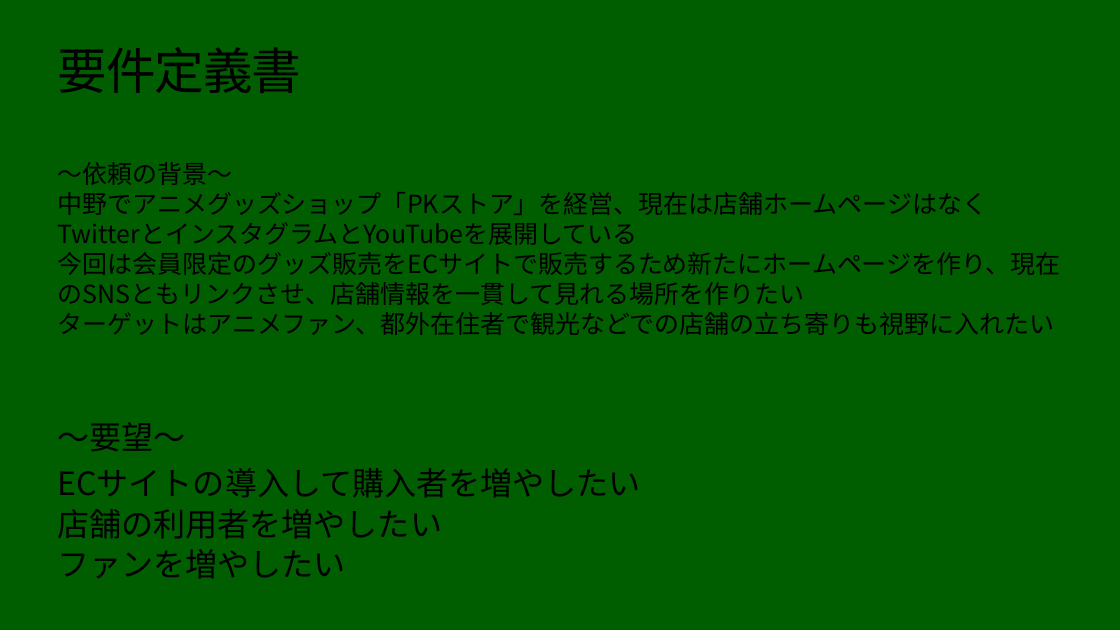
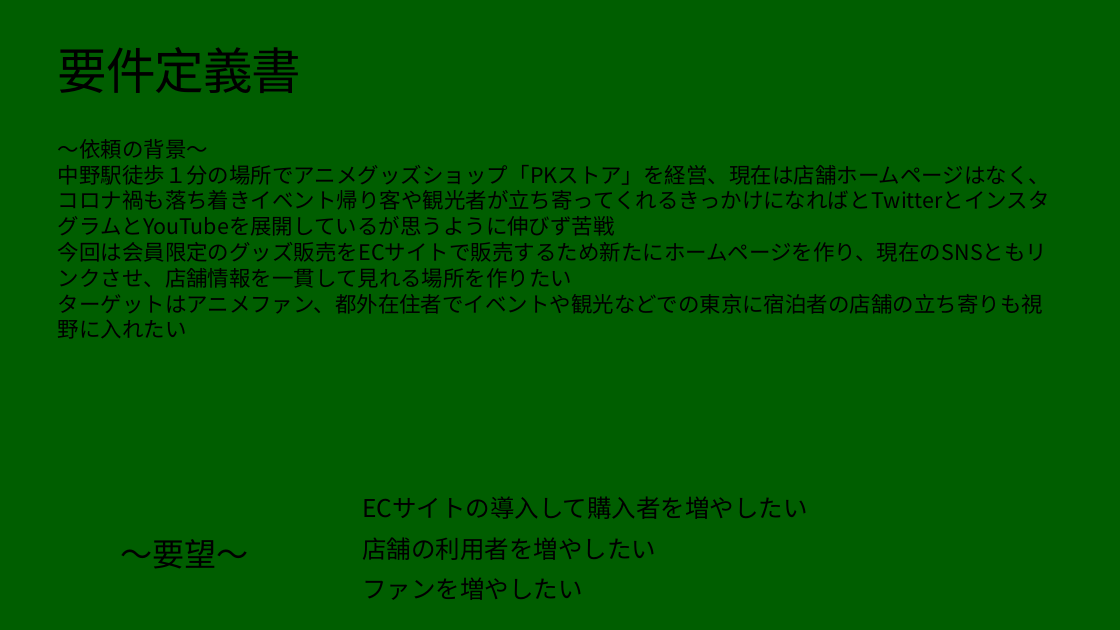
Before and after one commit to PM0705/sotugyouseisaku, a slide deck: slide 2 of 要件定義書.pptx. Drawn at 1120x630 pixels with LibreOffice and Linux fonts; fonts in the diff are those of the drawing; background and template pictures are left out. Boxes give left, top, right and bottom in pixels: in the first picture for what was removed or moved away, otherwise in the second. Text is boxed around its words. In the diff, an @@ line names an element or a change of style, - is before the commit and + after.

Commit message:
0802

```diff
--- a/要件定義書.pptx
+++ b/要件定義書.pptx
@@ text "〜依頼の背景〜": place and size @@
-text "〜依頼の背景〜" at box(58, 162, 1061, 335)
+text "〜依頼の背景〜" at box(58, 139, 1050, 339)
@@ text at box(58, 139, 1048, 288): size 42.8 to 36.8 pt in "〜依頼の背景〜", "今回は会員限定のグッズ販売をECサイトで販売するため新たにホームページを作り、現在のSNSともリンクさせ、店舗情報を一貫 ..." @@
@@ text at box(58, 165, 1050, 210): text changed; size 42.8 to 36.8 pt @@
-中野でアニメグッズショップ「PKストア」を経営、現在は店舗ホームページはなくTwitterとインスタグラムとYouTubeを展開している
+中野駅徒歩１分の場所でアニメグッズショップ「PKストア」を経営、現在は店舗ホームページはなく、コロナ禍も落ち着きイベント帰り客や観光者が立ち寄ってくれるきっかけになればとTwitterとインスタグラムとYouTubeを展開しているが思うように伸びず苦戦
@@ text at box(58, 294, 1043, 339): text changed; size 42.8 to 36.8 pt @@
-ターゲットはアニメファン、都外在住者で観光などでの店舗の立ち寄りも視野に入れたい
+ターゲットはアニメファン、都外在住者でイベントや観光などでの東京に宿泊者の店舗の立ち寄りも視野に入れたい
@@ text "〜要望〜": place and size @@
-text "〜要望〜" at box(58, 422, 186, 452)
+text "〜要望〜" at box(120, 539, 248, 569)
@@ 3 texts: place and size @@
-3 texts at box(58, 468, 641, 579)
+3 texts at box(362, 496, 808, 600)
@@ size 55 to 42 pt in 3 elements at box(362, 496, 808, 519), box(362, 537, 656, 560), box(362, 578, 583, 600) @@
```
Also in this commit, not shown: 3 other slides changed.
